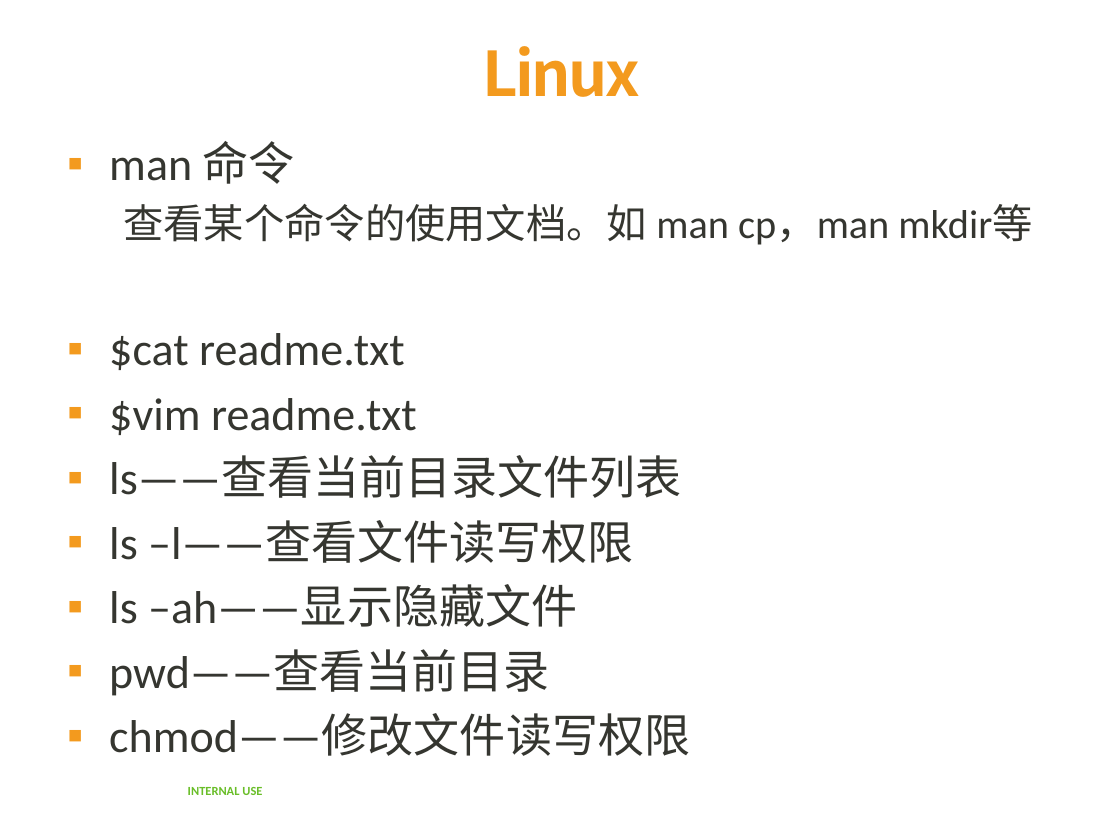
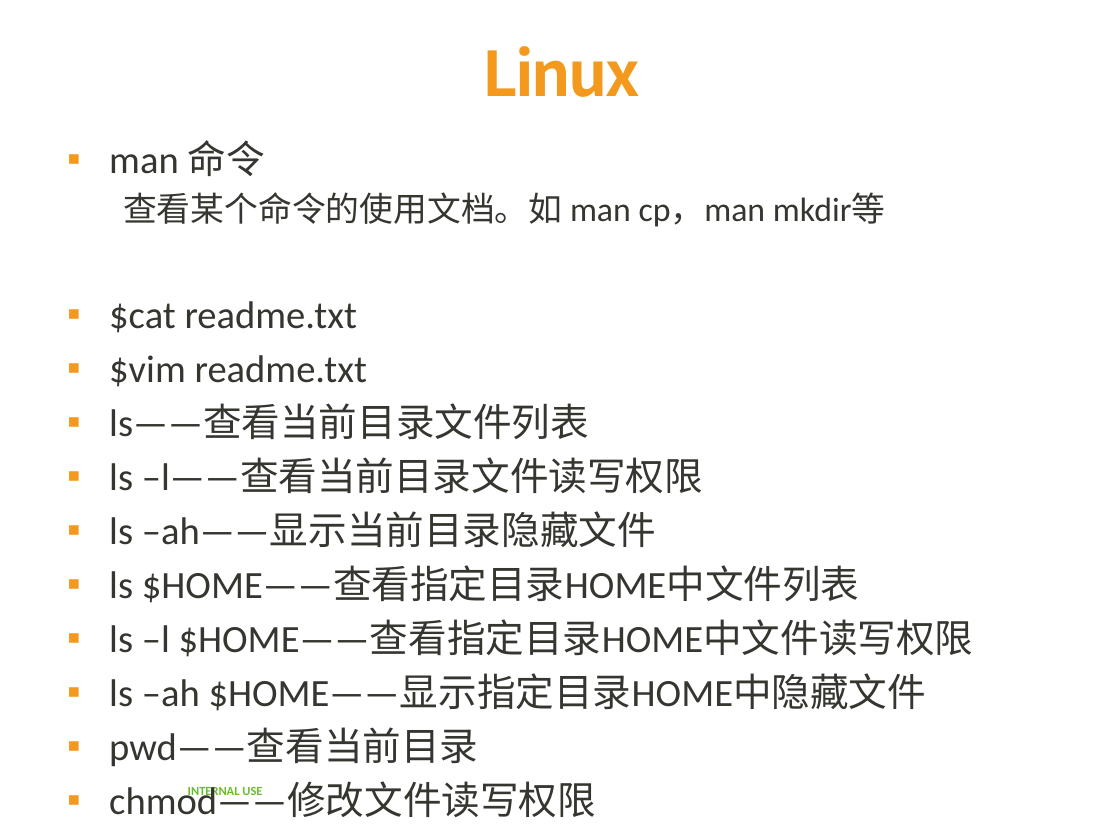
Before and after one commit to yalong0424/learning_summary, a slide deck: slide 2 of linux/linux_cmd.pptx. Drawn at 1120x840 pixels with LibreOffice and Linux fonts; fonts in the diff are those of the drawing; background and template pictures are left out. Boxes give left, top, right and bottom in pixels: in the first picture for what was removed or moved away, otherwise in the second. Text is boxed around its words. In the diff, an @@ line names an element or a change of style, - is before the commit and + after.

Commit message:
just update the file

```diff
--- a/linux/linux_cmd.pptx
+++ b/linux/linux_cmd.pptx
@@ text at (x1=109, y1=140, x2=886, y2=767): size 29.6 to 24.8 pt in "man 命令", "$cat readme.txt", "$vim readme.txt", "ls——查看当前目录文件列表" and 2 more places; size 25.9 to 21.7 pt in "查看某个命令的使用文档。如 man cp，man mkdir等" @@
@@ text at (x1=109, y1=458, x2=974, y2=711): text changed; size 29.6 to 24.8 pt @@
-▪ ls –l——查看文件读写权限
-▪ ls –ah——显示隐藏文件
+▪ ls –l——查看当前目录文件读写权限
+▪ ls –ah——显示当前目录隐藏文件
+▪ ls $HOME——查看指定目录HOME中文件列表
+▪ ls –l $HOME——查看指定目录HOME中文件读写权限
+▪ ls –ah $HOME——显示指定目录HOME中隐藏文件
```
